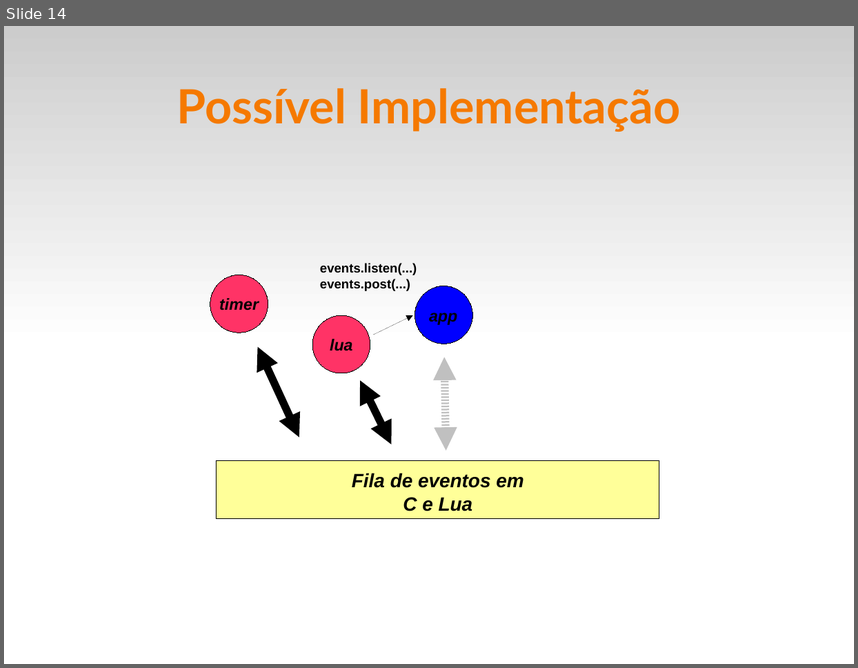
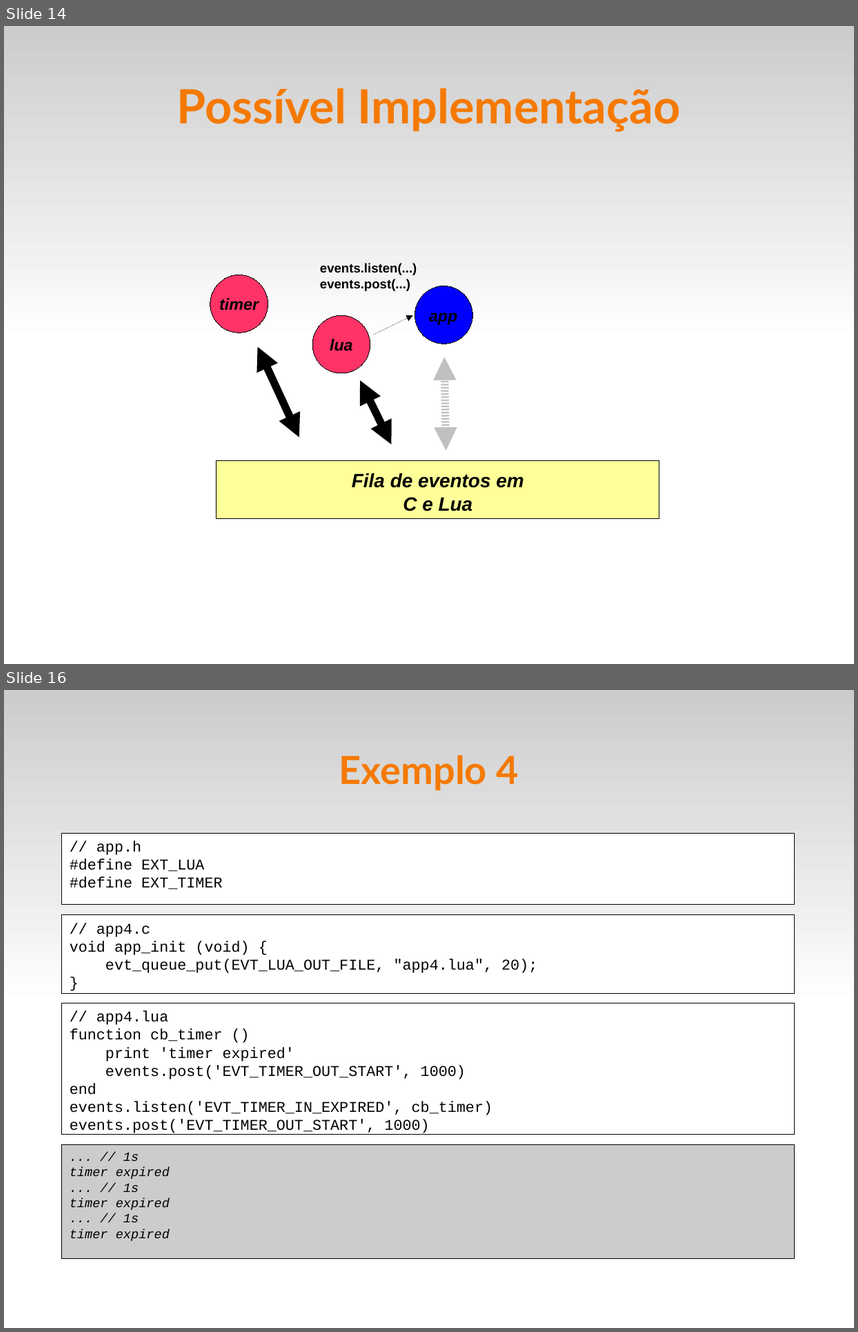
Before and after one commit to fsantanna/events, a slide deck: evt.odp. Shown one above the other, each under a label of ours: slide 14 before the commit, slides 14 and 16 after it; the slides between them are not shown. The pictures are 858x668 and 858x1332 pixels, drawn with LibreOffice and Linux fonts; fonts in the diff are those of the drawing. Boxes give left, top, right and bottom in pixels: in the first picture for what was removed or moved away, otherwise in the second. Text is boxed around its words. In the diff, an @@ line names an element or a change of style, - is before the commit and + after.

```diff
--- a/evt.odp
+++ b/evt.odp
@@ slide 16 added at [4, 690, 854, 1328], background #FFFFFF; not listed: 1 template element that a slide beside it also shows @@
@@ title added at [339, 755, 519, 791], 36 pt, text #F57900, bold @@
+Exemplo 4
@@ rectangle added at [62, 833, 795, 904], fill #FFFFFF, outline #000000 0 pt, 14 pt, text #000000 @@
+// app.h
+#define EXT_LUA
+#define EXT_TIMER
@@ rectangle added at [62, 915, 795, 993], fill #FFFFFF, outline #000000 0 pt, 14 pt, text #000000 @@
+// app4.c
+void app_init (void) {
+evt_queue_put(EVT_LUA_OUT_FILE, "app4.lua", 20);
+}
@@ rectangle added at [62, 1003, 795, 1134], fill #FFFFFF, outline #000000 0 pt, 14 pt, text #000000 @@
+// app4.lua
+function cb_timer ()
+print 'timer expired'
+events.post('EVT_TIMER_OUT_START', 1000)
+end
+events.listen('EVT_TIMER_IN_EXPIRED', cb_timer)
+events.post('EVT_TIMER_OUT_START', 1000)
@@ rectangle added at [62, 1144, 795, 1259], fill #CCCCCC, outline #000000 0 pt, 12 pt, text #000000, italic @@
+... // 1s
+timer expired
+... // 1s
+timer expired
+... // 1s
+timer expired
```
Also in this commit, not shown: 3 slides changed, 2 other slides added, 21 slides removed, 4 other files.
